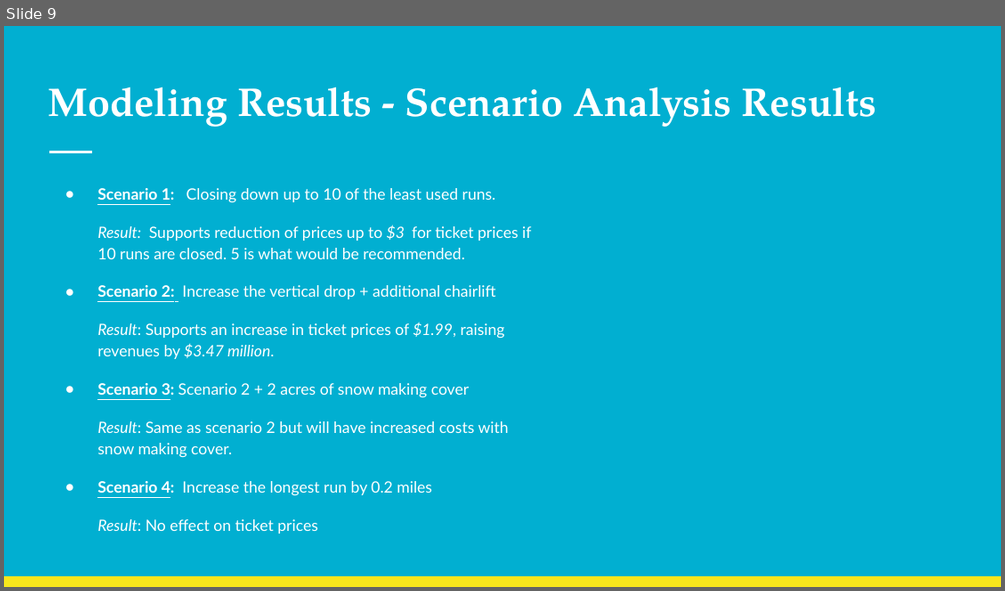
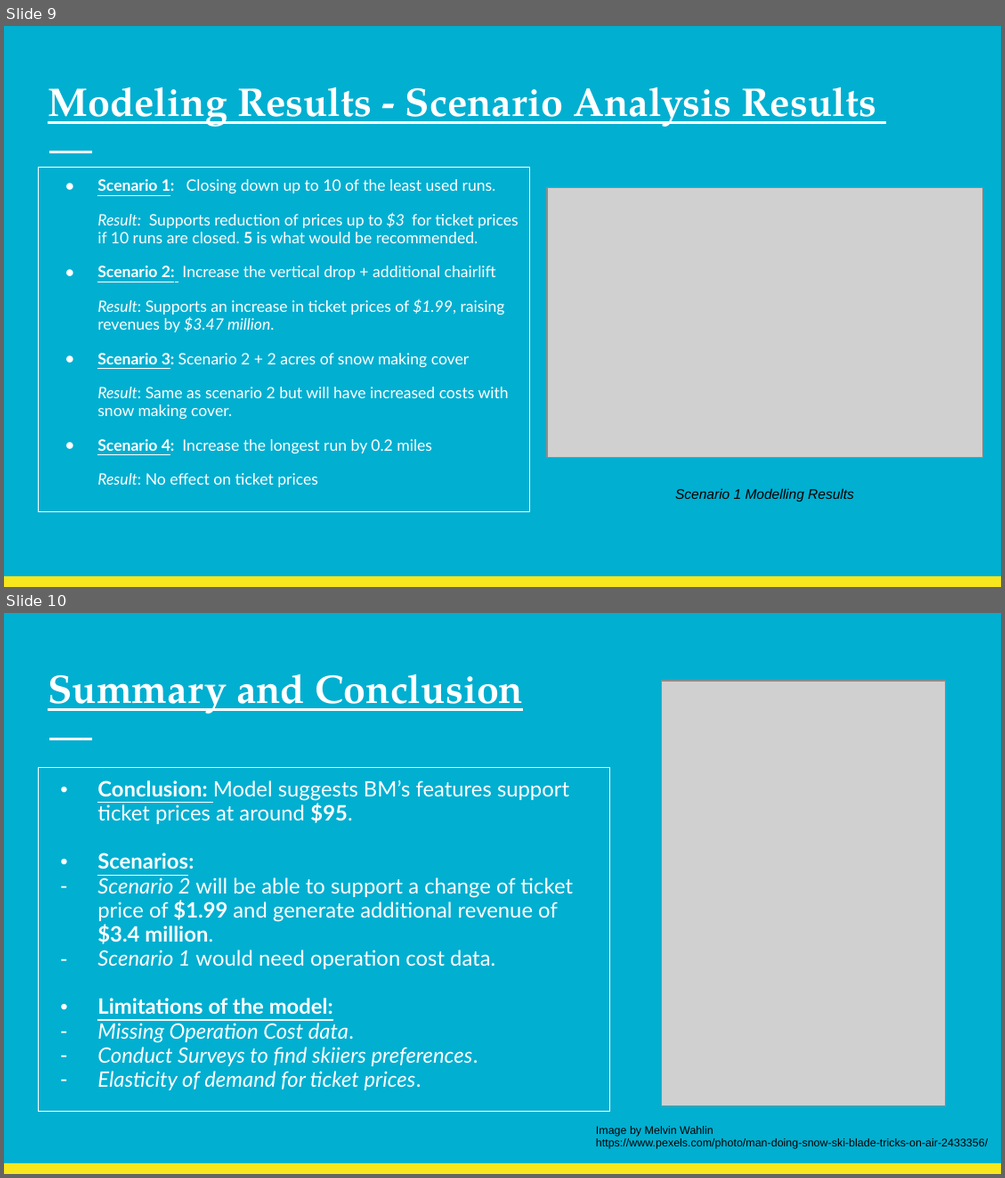
Before and after one commit to benjaminbellman/DataScienceGuidedCapstone, a slide deck: Big_Mountain_Resort_Pricing_Strategy.pptx. Shown one above the other, each under a label of ours: slide 9 before the commit, slides 9 and 10 after it. The pictures are 1005x591 and 1005x1178 pixels, drawn with LibreOffice and Linux fonts; fonts in the diff are those of the drawing; grey boxes stand for pictures. Boxes give left, top, right and bottom in pixels: in the first picture for what was removed or moved away, otherwise in the second. Text is boxed around its words. In the diff, an @@ line names an element or a change of style, - is before the commit and + after.

```diff
--- a/Big_Mountain_Resort_Pricing_Strategy.pptx
+++ b/Big_Mountain_Resort_Pricing_Strategy.pptx
@@ slide 10 added at [4,613,1001,1174], background #01AFD1; not listed: 2 template elements that a slide beside it also shows @@
@@ title added at [48,674,524,714], 28.8 pt, text #FFFFFF, bold, underline @@
+Summary and Conclusion
@@ picture added at [662,681,946,1106] @@
@@ text added at [38,768,609,1111], outline #FFFFFF 0.75 pt, 15.3 pt, text #FFFFFF @@
+• Conclusion: Model suggests BM’s features support ticket prices at around $95.
+• Scenarios:
+– Scenario 2 will be able to support a change of ticket price of $1.99 and generate additional revenue of $3.4 million.
+– Scenario 1 would need operation cost data.
+• Limitations of the model:
+– Missing Operation Cost data.
+– Conduct Surveys to find skiiers preferences.
+– Elasticity of demand for ticket prices.
@@ text added at [596,1126,987,1149], 8 pt, text #000000 @@
+Image by Melvin Wahlin
+https://www.pexels.com/photo/man-doing-snow-ski-blade-tricks-on-air-2433356/
@@ slide 9 changed as well @@
@@ title "Modeling Results - Scenario Analysis ..." at [48,87,876,127]: underline on @@
@@ text "Scenario 1: Closing down up ...": place and size @@
-text "Scenario 1: Closing down up ..." at [97,188,531,533]
+text "Scenario 1: Closing down up ..." at [38,168,529,513]
@@ text "Scenario 1: Closing down up ..." at [38,168,529,513]: bold on in "5"; line spacing 1.15 to 0.95; outline none to #FFFFFF 0.75 pt @@
@@ picture added at [547,187,983,457] @@
@@ text added at [675,488,854,502], 10 pt, text #000000, italic @@
+Scenario 1 Modelling Results
```
Also in this commit, not shown: 8 other slides changed, 1 slide removed, 2 other files.
